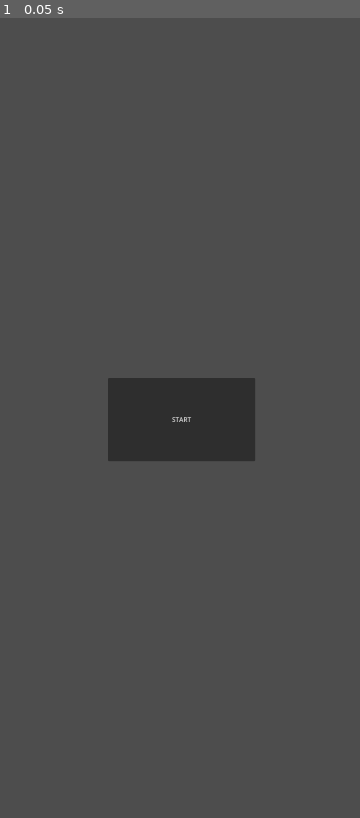
Above: before the commit, frame 1.
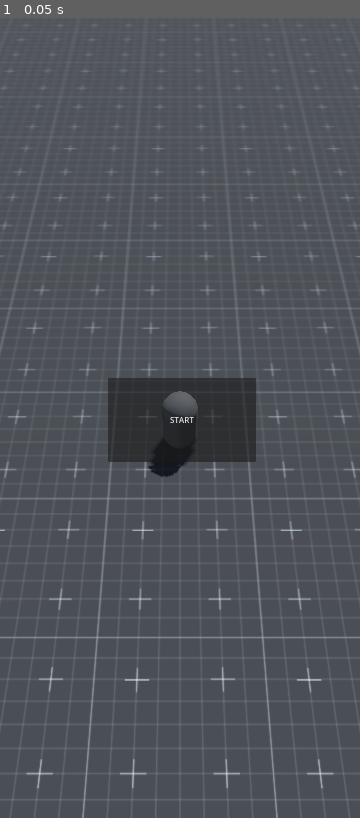
Above: after the commit, the same moment.

Repository: thmsdmp-lgtm/TIPNav-Prototype
Game: Godot game, scene res://scenes/main.tscn
The game is run twice, just before and just after one commit, with the same random seed, the same clock (stepped at 60 frames per second) and the same inputs.
Inputs:
- Up to frame 1 (0.05 s): no input

The runs differ from the first frame. In frame 1, 8.1% of the frame differs, in the area x 0-100%, y 0-100%.

Commit message:
removed heading, added 3d positional visualization

Diff:
--- a/project.godot
+++ b/project.godot
@@ -19,8 +19,8 @@
 
 [display]
 
-window/size/viewport_width=900
-window/size/viewport_height=2000
+window/size/viewport_width=720
+window/size/viewport_height=1600
 window/stretch/mode="viewport"
 window/stretch/aspect="expand"
 
--- a/scenes/main.tscn
+++ b/scenes/main.tscn
@@ -1,8 +1,36 @@
 [gd_scene format=3 uid="uid://bta4ob2u1655v"]
 
 [ext_resource type="Script" uid="uid://4bchc6lk3cen" path="res://scripts/gps_manager.gd" id="1_o5qli"]
-[ext_resource type="Script" uid="uid://djmvnuombbq1g" path="res://scripts/heading_manager.gd" id="2_0wfyh"]
 [ext_resource type="Script" uid="uid://dlss7b27bujgg" path="res://scripts/start_button.gd" id="2_sugp2"]
+[ext_resource type="Script" uid="uid://c18v6ws2r5hoe" path="res://scripts/avatar_positioning.gd" id="3_jyhfs"]
+[ext_resource type="Texture2D" uid="uid://cwylop8ncukfd" path="res://textures/grid.png" id="4_tbgi4"]
+
+[sub_resource type="CapsuleMesh" id="CapsuleMesh_1vivr"]
+
+[sub_resource type="CapsuleShape3D" id="CapsuleShape3D_1vivr"]
+
+[sub_resource type="StandardMaterial3D" id="StandardMaterial3D_8vrlf"]
+albedo_texture = ExtResource("4_tbgi4")
+uv1_scale = Vector3(0.25, 0.25, 0.25)
+uv1_triplanar = true
+
+[sub_resource type="QuadMesh" id="QuadMesh_1vivr"]
+material = SubResource("StandardMaterial3D_8vrlf")
+size = Vector2(100, 100)
+
+[sub_resource type="ConcavePolygonShape3D" id="ConcavePolygonShape3D_tefeu"]
+data = PackedVector3Array(50, -50, 0, -50, -50, 0, 50, 50, 0, -50, -50, 0, -50, 50, 0, 50, 50, 0)
+
+[sub_resource type="ProceduralSkyMaterial" id="ProceduralSkyMaterial_jyhfs"]
+sky_horizon_color = Color(0.66224277, 0.6717428, 0.6867428, 1)
+ground_horizon_color = Color(0.66224277, 0.6717428, 0.6867428, 1)
+
+[sub_resource type="Sky" id="Sky_tbgi4"]
+sky_material = SubResource("ProceduralSkyMaterial_jyhfs")
+
+[sub_resource type="Environment" id="Environment_tefeu"]
+background_mode = 2
+sky = SubResource("Sky_tbgi4")
 
 [node name="Main" type="Node" unique_id=1886722283]
 
@@ -43,10 +71,6 @@
 layout_mode = 2
 horizontal_alignment = 1
 
-[node name="Heading" type="Label" parent="UI/CanvasLayer/Container" unique_id=1371104935]
-layout_mode = 2
-horizontal_alignment = 1
-
 [node name="StartButton" type="Button" parent="UI/CanvasLayer" unique_id=2014055616]
 anchors_preset = -1
 anchor_left = 0.3
@@ -58,8 +82,38 @@
 text = "START"
 script = ExtResource("2_sugp2")
 
-[node name="headingManager" type="Node" parent="." unique_id=1598175098]
-unique_name_in_owner = true
-script = ExtResource("2_0wfyh")
+[node name="SCENE" type="Node3D" parent="." unique_id=1800848481]
+script = ExtResource("3_jyhfs")
+
+[node name="User" type="CharacterBody3D" parent="SCENE" unique_id=1681251705]
+
+[node name="MeshInstance3D" type="MeshInstance3D" parent="SCENE/User" unique_id=1610220714]
+transform = Transform3D(1, 0, 0, 0, 1, 0, 0, 0, 1, 0, 1, 0)
+mesh = SubResource("CapsuleMesh_1vivr")
+
+[node name="CollisionShape3D" type="CollisionShape3D" parent="SCENE/User" unique_id=478700624]
+transform = Transform3D(1, 0, 0, 0, 1, 0, 0, 0, 1, 0, 1, 0)
+shape = SubResource("CapsuleShape3D_1vivr")
+
+[node name="Camera3D" type="Camera3D" parent="SCENE/User" unique_id=1718871245]
+transform = Transform3D(1, 0, 0, 0, 0.64406115, 0.764974, 0, -0.764974, 0.64406115, 0, 16.230656, 12.726114)
+fov = 60.0
+
+[node name="Base" type="StaticBody3D" parent="SCENE" unique_id=631633194]
+
+[node name="Mesh" type="MeshInstance3D" parent="SCENE/Base" unique_id=330942372]
+transform = Transform3D(1, 0, 0, 0, -4.371139e-08, 1, 0, -1, -4.371139e-08, 0, 0, 0)
+mesh = SubResource("QuadMesh_1vivr")
+
+[node name="CollisionShape3D" type="CollisionShape3D" parent="SCENE/Base" unique_id=493508841]
+transform = Transform3D(1, 0, 0, 0, -4.371139e-08, 1, 0, -1, -4.371139e-08, 0, 0, 0)
+shape = SubResource("ConcavePolygonShape3D_tefeu")
+
+[node name="DirectionalLight3D" type="DirectionalLight3D" parent="SCENE" unique_id=1333049290]
+transform = Transform3D(-0.8660254, -0.43301278, 0.25, 0, 0.49999997, 0.86602545, -0.50000006, 0.75, -0.43301266, 0, 0, 0)
+shadow_enabled = true
+
+[node name="WorldEnvironment" type="WorldEnvironment" parent="SCENE" unique_id=770780418]
+environment = SubResource("Environment_tefeu")
 
 [connection signal="pressed" from="UI/CanvasLayer/StartButton" to="UI/CanvasLayer/StartButton" method="_on_pressed"]
--- /dev/null
+++ b/scripts/avatar_positioning.gd
@@ -0,0 +1,42 @@
+extends Node3D
+
+# instances
+@onready var user_avatar = $User
+
+# constants
+const EARTH_RADIUS = 6378137.0 # meters
+
+# variables
+var active = false
+var lon0
+var lat0
+
+func _ready():
+	var result = await  %gpsManager.gps_signal
+
+	if result[0]:
+		await %gpsManager.gps_changed
+
+		lon0 = %gpsManager.position.longitude
+		lat0 = %gpsManager.position.latitude
+
+		active = true
+
+func latlon_to_meters(lat: float, lon: float) -> Vector2:
+	var d_lat = deg_to_rad(lat - lat0)
+	var d_lon = deg_to_rad(lon - lon0)
+
+	var x = d_lon * EARTH_RADIUS * cos(deg_to_rad(lat0))
+	var y = d_lat * EARTH_RADIUS
+
+	return Vector2(x, y)
+
+func _physics_process(delta: float) -> void:
+	if !active:
+		return
+
+	var gps_pos = %gpsManager.position
+	var game_pos =  latlon_to_meters(gps_pos.latitude,gps_pos.longitude)
+	user_avatar.position = lerp(user_avatar.position,Vector3(game_pos.x,0,game_pos.y),delta*5)
+	print(user_avatar.position)
+	print(lat0,lon0)
--- a/scripts/heading_manager.gd
+++ /dev/null
@@ -1,45 +0,0 @@
-extends Node
-
-var device_heading = 0.0
-
-func start():
-	if OS.has_feature("web"):
-		setup_compass_listeners()
-
-func setup_compass_listeners():
-	# 1. Check if JavaScriptBridge is available and inject our listener
-	var js_code = """
-		if ('DeviceOrientationEvent' in window) {
-			// Request permission on supported browsers (e.g., iOS 13+)
-			if (typeof DeviceOrientationEvent.requestPermission === 'function') {
-				DeviceOrientationEvent.requestPermission()
-					.then(permissionState => {
-						if (permissionState === 'granted') {
-							window.addEventListener('deviceorientation', handleOrientation);
-						}
-					})
-					.catch(console.error);
-			} else {
-				// Non-iOS devices
-				window.addEventListener('deviceorientation', handleOrientation);
-			}
-
-			window.my_device_heading = 0.0;
-			function handleOrientation(event) {
-				// event.alpha gives the compass heading in degrees (0-360)
-				window.my_device_heading = event.alpha;
-			}
-		} else {
-			console.log("Device orientation not supported");
-		}
-	"""
-	JavaScriptBridge.eval(js_code)
-
-func _process(delta):
-	if OS.has_feature("web"):
-		# 2. Fetch the variable from JavaScript every frame
-		device_heading = JavaScriptBridge.eval("window.my_device_heading")
-
-		# device_heading is now the absolute compass bearing in degrees
-		# For example, 0 is North, 90 is East, 180 is South, 270 is West
-		print("Current Heading: ", device_heading)
--- a/scripts/start_button.gd
+++ b/scripts/start_button.gd
@@ -5,7 +5,6 @@
 @onready var latLabel = $"../Container/Lat"
 @onready var longLabel = $"../Container/Long"
 @onready var altLabel = $"../Container/Alt"
-@onready var headingLabel = $"../Container/Heading"
 @onready var posAccLabel = $"../Container/PosAcc"
 
 func _ready():
@@ -17,24 +16,14 @@
 	altLabel.text = "ALTITUDE: " + str(position.altitude)
 	posAccLabel.text = "POSITION ACCURACY: " + str(position.accuracy)
 
-func _process(delta: float) -> void:
-	headingLabel.text = str(%headingManager.device_heading)
-
 func _on_pressed() -> void:
 	# start tracking gps
 	%gpsManager.start_watching_gps()
 
 	var gps_result = await  %gpsManager.gps_signal
 
-	# start tracking heading
-	%headingManager.start()
+	if !gps_result[0]:
+		return
 
-	if !gps_result[0]:
-		startButton.text = "GPSMANAGER FAILED TO INITIALIZE"
-
-	if gps_result[0]:
-		startButton.visible = false
-		labelContainer.visible = true
-	else:
-		%headingManager.stop_watching()
-		%gpsManager.stop_watching_gps()
+	startButton.visible = false
+	labelContainer.visible = true
Not shown, added: scripts/avatar_positioning.gd.uid
Not shown, removed: scripts/heading_manager.gd.uid
Binary file added: textures/grid.png
Not shown, added: textures/grid.png.import
Not shown, changed: index.html
Not shown, changed: index.pck
